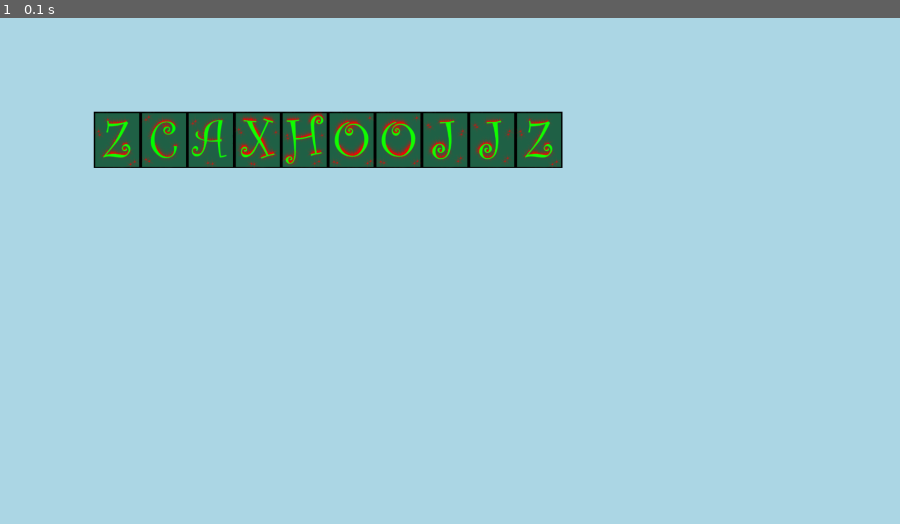
Above: before the commit, frame 1.
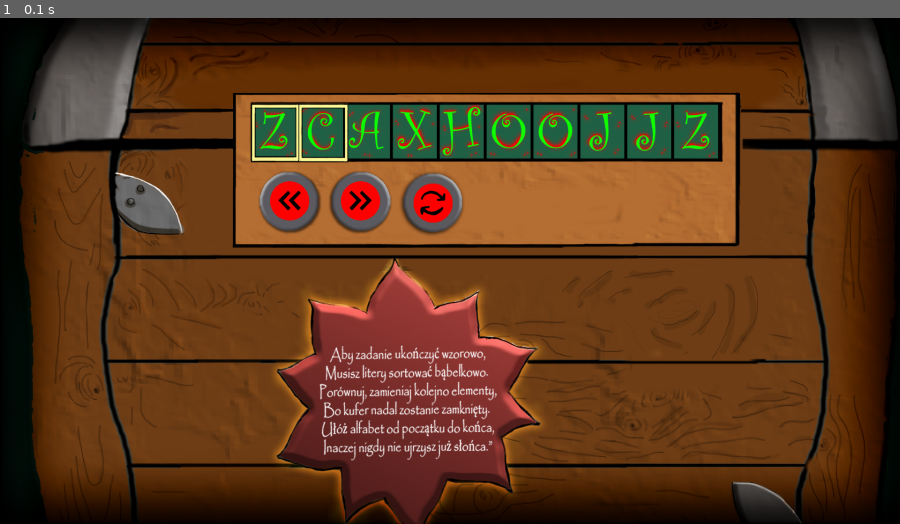
Above: after the commit, the same moment.

Repository: Machina123/PyGameDemo
Game: pygame game, started from main.py
Two runs of this game, one before a commit and one after it. Both use one fixed random seed, a clock stepped at 60 frames per second and the inputs below.
Inputs:
- Up to frame 1 (0.1 s): no input

The runs differ from the first frame. In frame 1, 99% of the frame differs, in the area x 0-100%, y 0-100%.

Commit message:
Begin GUI works

Diff:
--- a/gamelogic/constants.py
+++ b/gamelogic/constants.py
@@ -1,7 +1,15 @@
+import os
+
 RESOLUTION = (1920, 1080)
 WINDOW_TITLE = "Projekt zaliczeniowy"
 TICKRATE = 30
 ALPHABET = "ABCDEFGHJKNOPRSXZ"
 LETTER_WIDTH = 100
-LETTER_BEGIN_X = 200
-LETTER_BEGIN_Y = 200
+LETTER_BEGIN_X = 535
+LETTER_BEGIN_Y = 182
+BUTTON_LEFT_POS = (550, 325)
+BUTTON_RIGHT_POS = (700, 325)
+BUTTON_SWAP_POS = (850, 325)
+
+def get_path(relative_path = ""):
+    return os.path.join(os.getcwd(), relative_path)
--- a/gamelogic/gamestate.py
+++ b/gamelogic/gamestate.py
@@ -9,6 +9,7 @@
         self.__sorter = BubbleSort(self.__word)
         self.__curr_state = 0
         self.__state_progress = dict()
+        self.__tickcount = 0
         self.__init_state_progress()
 
     def __init_state_progress(self):
@@ -25,12 +26,19 @@
             self.__curr_state = curr_state
             self.__state_progress[curr_state] = True
 
+    def set_state(self, newstate):
+        self.__state = newstate
+        self.check_state()
+
     def get_current_state_id(self):
         return self.__curr_state
 
     def get_starting_word(self):
         return self.__word
 
+    def tick(self):
+        self.__tickcount += 1
+
     @staticmethod
     def initialize():
         return GameState(
--- a/gamelogic/gui.py
+++ b/gamelogic/gui.py
@@ -5,11 +5,11 @@
 
     def __init__(self, word = ""):
         self._letter_sprites = []
-        self._backboard = None
-        self._frame = None
-        self._button_left = None
-        self._button_right = None
-        self._button_swap = None
+        self._backboard = Backboard()
+        self._frame = Frame()
+        self._button_left = ButtonLeft()
+        self._button_right = ButtonRight()
+        self._button_swap = ButtonSwap()
         self._generate(word)
 
     def _set_letter_positions(self):
@@ -20,14 +20,14 @@
 
     def draw(self, surface):
         surface.fill(pygame.color.THECOLORS['lightblue'])
+        self._backboard.draw(surface)
         self._set_letter_positions()
         for letter in self._letter_sprites:
             letter.draw(surface)
-        # self._frame.draw(surface)
-        # self._backboard.draw(surface)
-        # self._button_left.draw(surface)
-        # self._button_right.draw(surface)
-        # self._button_swap.draw(surface)
+        self._frame.draw(surface)
+        self._button_left.draw(surface)
+        self._button_right.draw(surface)
+        self._button_swap.draw(surface)
         pygame.display.flip()
 
     def report_letter_state(self):
@@ -40,11 +40,15 @@
     def _debug(self):
         print(self.__dict__)
 
+    @staticmethod
+    def load_image(path = ""):
+        return pygame.image.load(constants.get_path(path))
+
 
 class Letter(pygame.sprite.Sprite):
     def __init__(self, char=""):
         super().__init__()
-        self.image = pygame.image.load(os.path.join(os.getcwd(), 'assets/letter_' + char + ".png"))
+        self.image = GUI.load_image('assets/letter_' + char + ".png")
         self.rect = self.image.get_rect()
         self.__char = char
         pass
@@ -58,3 +62,63 @@
     def _set_pos(self, x, y):
         self.rect.x = x
         self.rect.y = y
+
+class Backboard(pygame.sprite.Sprite):
+
+    def __init__(self):
+        super().__init__()
+        self.image = GUI.load_image("assets/chest.png")
+        self.rect = self.image.get_rect()
+
+    def draw(self, surface):
+        surface.blit(self.image, self.rect)
+
+class Frame(pygame.sprite.Sprite):
+
+    def __init__(self):
+        super().__init__()
+        self.image = GUI.load_image("assets/frame.png")
+        self.rect = self.image.get_rect()
+        self.rect.x = constants.LETTER_BEGIN_X
+        self.rect.y = constants.LETTER_BEGIN_Y
+
+    def draw(self, surface):
+        surface.blit(self.image, self.rect)
+
+    def _set_pos(self, x, y):
+        self.rect.x = x
+        self.rect.y = y
+
+class ButtonLeft(pygame.sprite.Sprite):
+
+    def __init__(self):
+        super().__init__()
+        self.image = GUI.load_image("assets/button_L.png")
+        self.rect = self.image.get_rect()
+        self.rect.x, self.rect.y = constants.BUTTON_LEFT_POS
+
+    def draw(self, surface):
+        surface.blit(self.image, self.rect)
+
+
+class ButtonRight(pygame.sprite.Sprite):
+
+    def __init__(self):
+        super().__init__()
+        self.image = GUI.load_image("assets/button_R.png")
+        self.rect = self.image.get_rect()
+        self.rect.x, self.rect.y = constants.BUTTON_RIGHT_POS
+
+    def draw(self, surface):
+        surface.blit(self.image, self.rect)
+
+class ButtonSwap(pygame.sprite.Sprite):
+
+    def __init__(self):
+        super().__init__()
+        self.image = GUI.load_image("assets/button_O.png")
+        self.rect = self.image.get_rect()
+        self.rect.x, self.rect.y = constants.BUTTON_SWAP_POS
+
+    def draw(self, surface):
+        surface.blit(self.image, self.rect)
--- a/main.py
+++ b/main.py
@@ -12,6 +12,7 @@
 # macOS specific - fullscreen gives *significantly* better performance
 if sys.platform.lower().startswith("darwin"):
     flags |= pygame.FULLSCREEN
+
 
 screen = pygame.display.set_mode(constants.RESOLUTION, flags=flags)
 pygame.display.set_caption(constants.WINDOW_TITLE)
@@ -33,6 +34,7 @@
                 sys.exit(0)
 
 def game_loop():
+    gamestate.tick()
     if gui is not None:
         gui.draw(screen)
 
